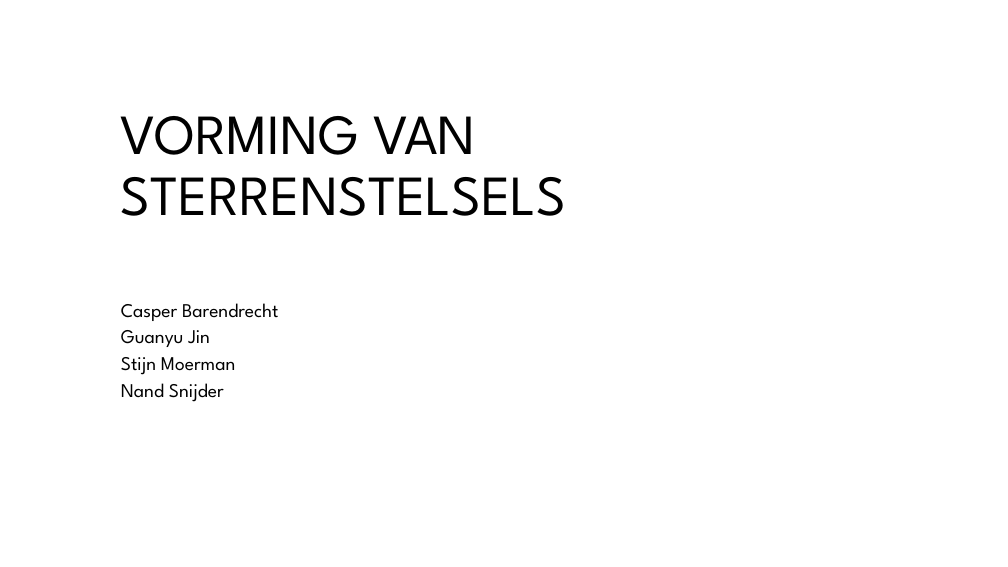
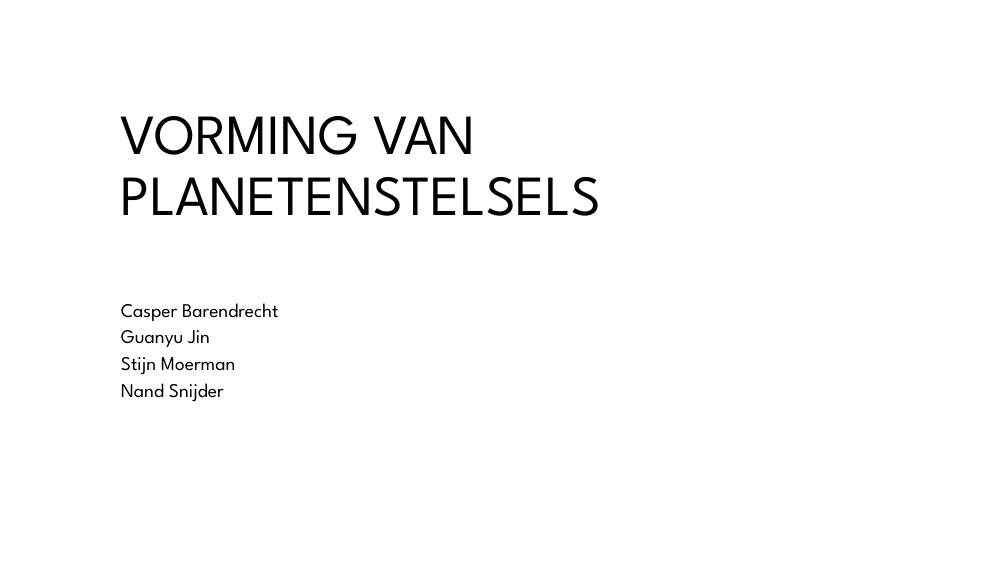
Before and after one commit to CBarendrecht/mod2b, a slide deck: slide 1 of Presentatie/Presentatie.pptx. Drawn at 1008x567 pixels with LibreOffice and Linux fonts; fonts in the diff are those of the drawing; background and template pictures are left out. Boxes give left, top, right and bottom in pixels: in the first picture for what was removed or moved away, otherwise in the second. Text is boxed around its words. In the diff, an @@ line names an element or a change of style, - is before the commit and + after.

Commit message:
PPT Titel

```diff
--- a/Presentatie/Presentatie.pptx
+++ b/Presentatie/Presentatie.pptx
@@ title at (121,116,601,216): text changed @@
-VORMING VAN STERRENSTELSELS
+VORMING VAN PLANETENSTELSELS
```
